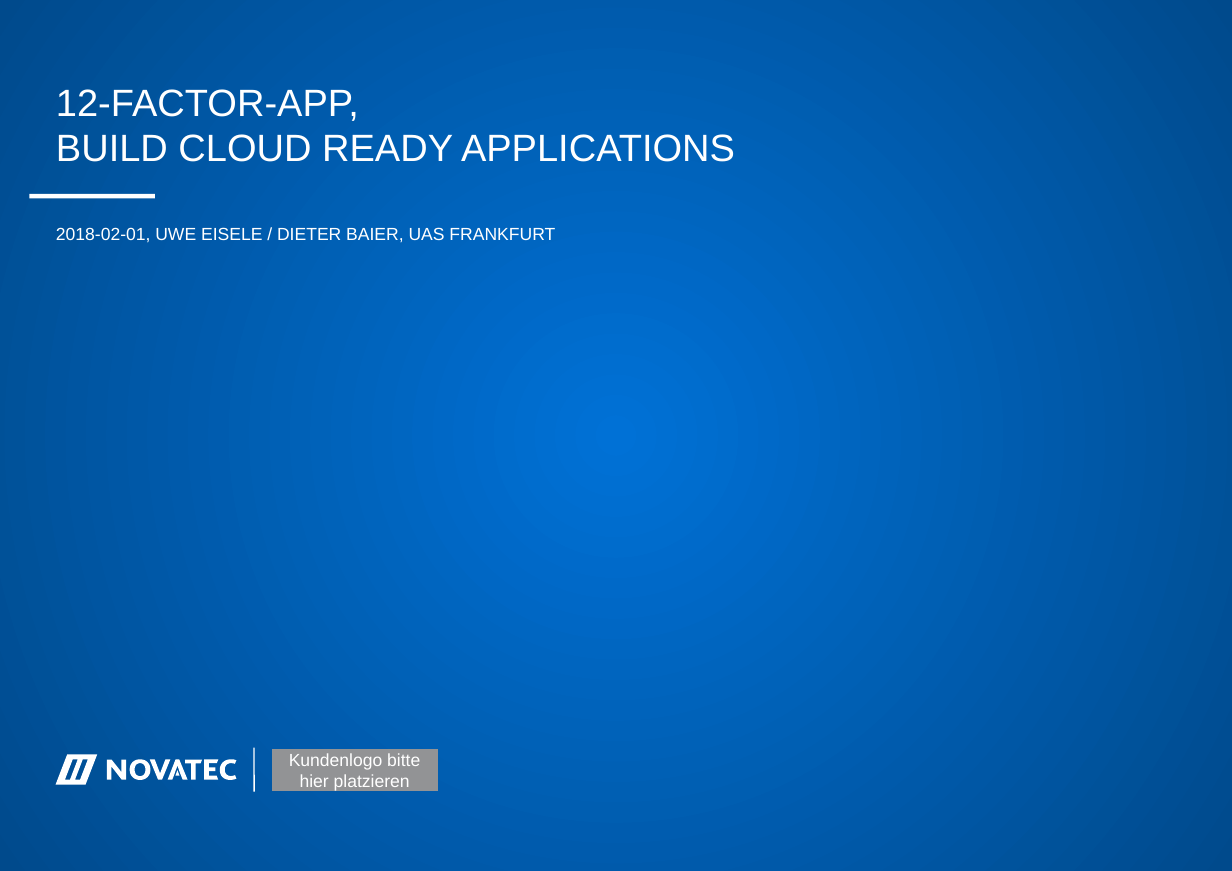
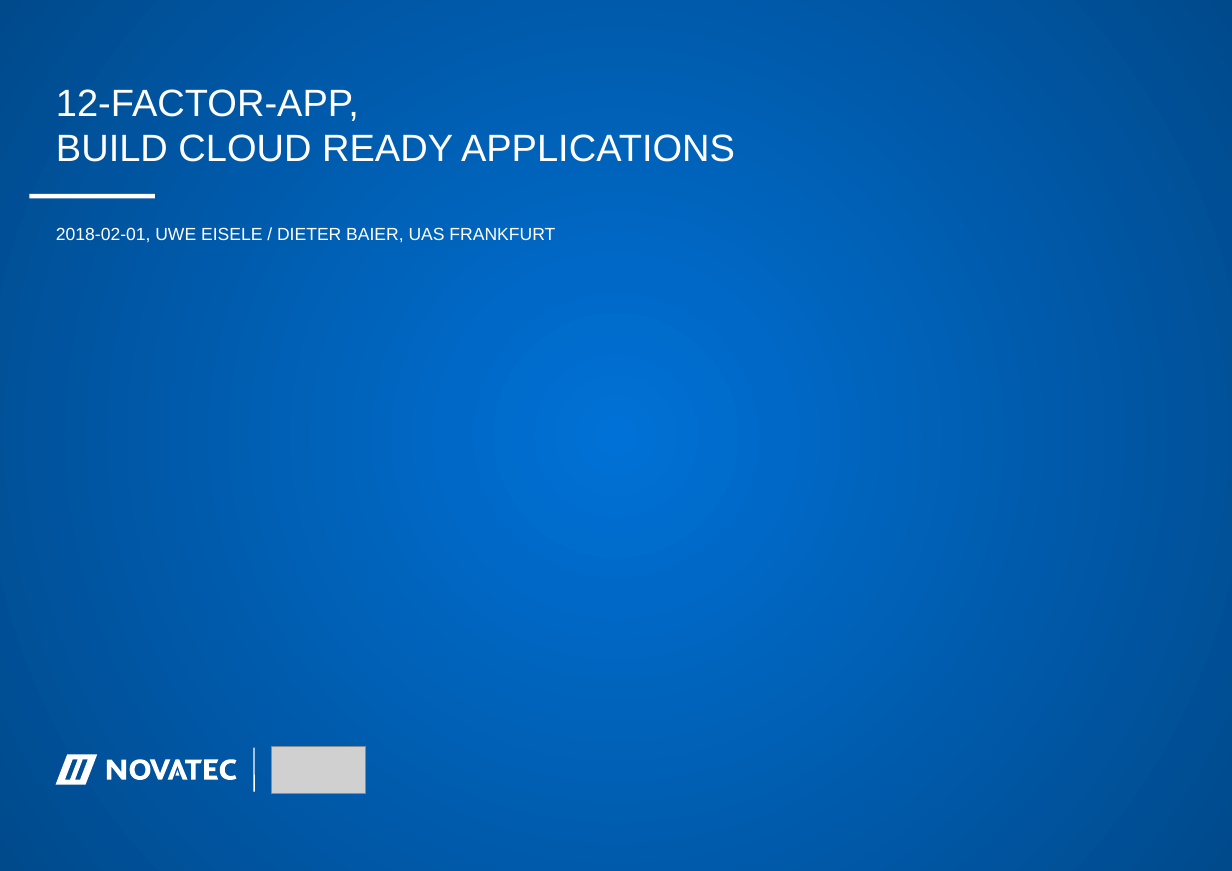
Before and after one commit to ntuas/presentation, a slide deck: slide 1 of uas_12-factor-app-presentation,.odp. Drawn at 1232x871 pixels with LibreOffice and Linux fonts; fonts in the diff are those of the drawing; grey boxes stand for pictures; background and template pictures are left out. Boxes give left, top, right and bottom in pixels: in the first picture for what was removed or moved away, otherwise in the second. Text is boxed around its words. In the diff, an @@ line names an element or a change of style, - is before the commit and + after.

```diff
--- a/uas_12-factor-app-presentation,.odp
+++ b/uas_12-factor-app-presentation,.odp
@@ picture added at <box>272,747,367,794</box> @@
@@ freeform shape removed at <box>272,750,438,791</box> @@
-Kundenlogo bitte hier platzieren
```
Also in this commit, not shown: 4 other slides changed, 1 slide removed.
